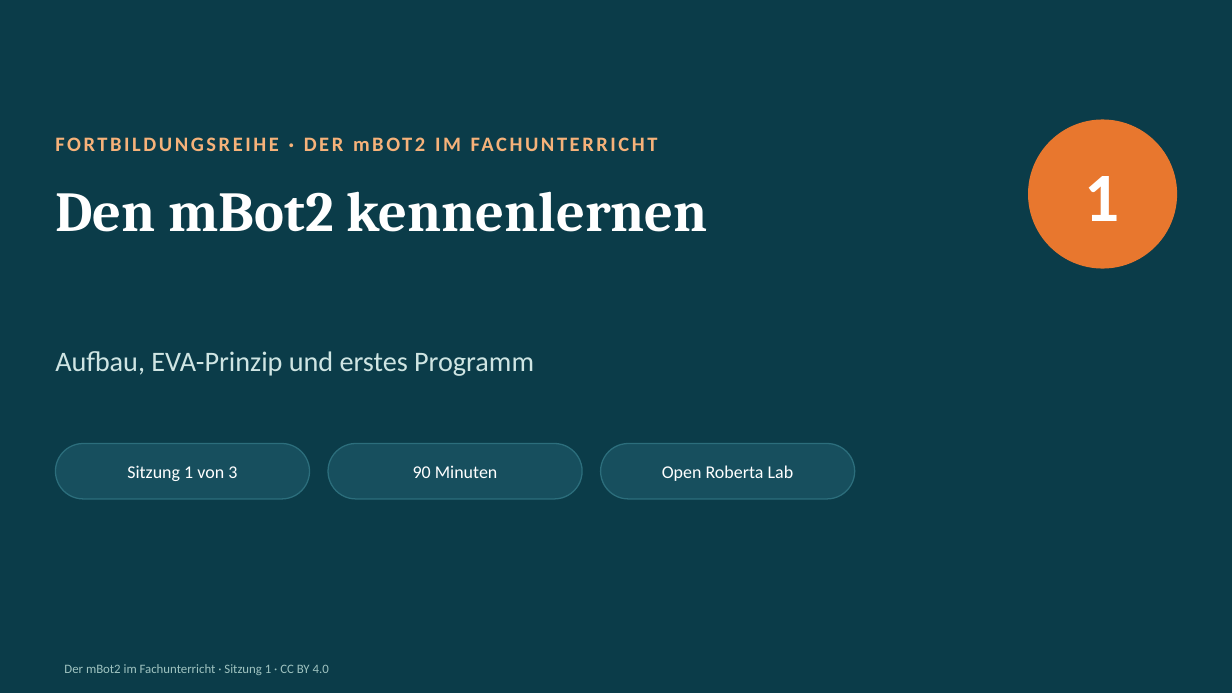
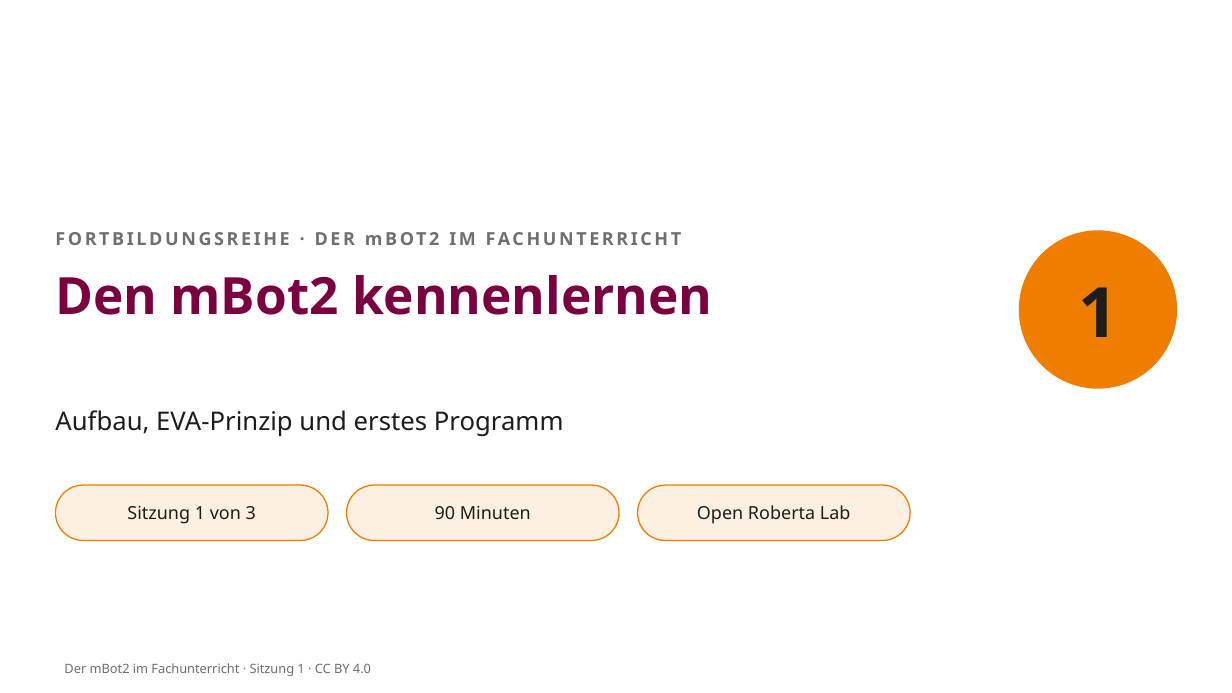
Before and after one commit to OVGU-VET-TechEd/MBOT2_Weiterbildung, a slide deck: slide 1 of Session_1_Aufbau_und_EVA/S1_Folien.pptx. Drawn at 1232x693 pixels with LibreOffice and Linux fonts; fonts in the diff are those of the drawing; background and template pictures are left out. Boxes give left, top, right and bottom in pixels: in the first picture for what was removed or moved away, otherwise in the second. Text is boxed around its words. In the diff, an @@ line names an element or a change of style, - is before the commit and + after.

```diff
--- a/Session_1_Aufbau_und_EVA/S1_Folien.pptx
+++ b/Session_1_Aufbau_und_EVA/S1_Folien.pptx
@@ background #0B3C49 to #FFFFFF @@
@@ text "FORTBILDUNGSREIHE · DER mBOT2 IM ...": place and size @@
-text "FORTBILDUNGSREIHE · DER mBOT2 IM ..." at <box>55,120,980,166</box>
+text "FORTBILDUNGSREIHE · DER mBOT2 IM ..." at <box>55,232,682,245</box>
@@ text "FORTBILDUNGSREIHE · DER mBOT2 IM ..." at <box>55,232,682,245</box>: size 16 to 14 pt, font Calibri to Noto Sans, text colour #F6B27A to #706F6F @@
@@ font Calibri to Noto Sans, text colour #FFFFFF to #1D1D1B in 4 elements at <box>127,506,256,524</box>, <box>435,506,531,519</box>, <box>697,505,851,524</box>, <box>1078,287,1118,337</box> @@
@@ text "1": place and size @@
-text "1" at <box>1085,176,1120,221</box>
+text "1" at <box>1078,287,1118,337</box>
@@ ellipse: place and size @@
-ellipse at <box>1029,120,1177,268</box>
+ellipse at <box>1019,231,1177,388</box>
@@ ellipse at <box>1019,231,1177,388</box>: fill #E8772E to #EF7D00; outline #E8772E 1 pt to #EF7D00 1 pt @@
@@ text "Den mBot2 kennenlernen": place and size @@
-text "Den mBot2 kennenlernen" at <box>55,191,708,232</box>
+text "Den mBot2 kennenlernen" at <box>55,275,712,315</box>
@@ text "Den mBot2 kennenlernen" at <box>55,275,712,315</box>: size 44 to 40 pt, font Cambria to Noto Sans, text colour #FFFFFF to #7A003F @@
@@ text "Aufbau, EVA-Prinzip und erstes Programm": place and size @@
-text "Aufbau, EVA-Prinzip und erstes Programm" at <box>55,351,534,376</box>
+text "Aufbau, EVA-Prinzip und erstes Programm" at <box>55,410,564,436</box>
@@ text "Aufbau, EVA-Prinzip und erstes Programm" at <box>55,410,564,436</box>: size 22 to 20 pt, font Calibri to Noto Sans, text colour #CFE5E3 to #1D1D1B @@
@@ text "Sitzung 1 von 3": place and size @@
-text "Sitzung 1 von 3" at <box>127,465,237,481</box>
+text "Sitzung 1 von 3" at <box>127,506,256,524</box>
@@ rounded rectangle: place and size @@
-rounded rectangle at <box>55,444,310,499</box>
+rounded rectangle at <box>55,485,328,541</box>
@@ text "90 Minuten": place and size @@
-text "90 Minuten" at <box>413,465,498,478</box>
+text "90 Minuten" at <box>435,506,531,519</box>
@@ rounded rectangle: place and size @@
-rounded rectangle at <box>328,444,582,499</box>
+rounded rectangle at <box>347,485,619,541</box>
@@ text "Open Roberta Lab": place and size @@
-text "Open Roberta Lab" at <box>662,465,794,481</box>
+text "Open Roberta Lab" at <box>697,505,851,524</box>
@@ fill #174F5E to #FDF0E3; outline #2C6E7C 1 pt to #EF7D00 1 pt in 3 elements at <box>55,485,328,541</box>, <box>347,485,619,541</box>, <box>638,485,910,541</box> @@
@@ rounded rectangle: place and size @@
-rounded rectangle at <box>601,444,855,499</box>
+rounded rectangle at <box>638,485,910,541</box>
@@ text "Der mBot2 im Fachunterricht · ..." at <box>64,663,371,676</box>: font Calibri to Noto Sans, text colour #9FC3C0 to #706F6F @@
```
Also in this commit, not shown: 13 other slides changed, 57 other files.
